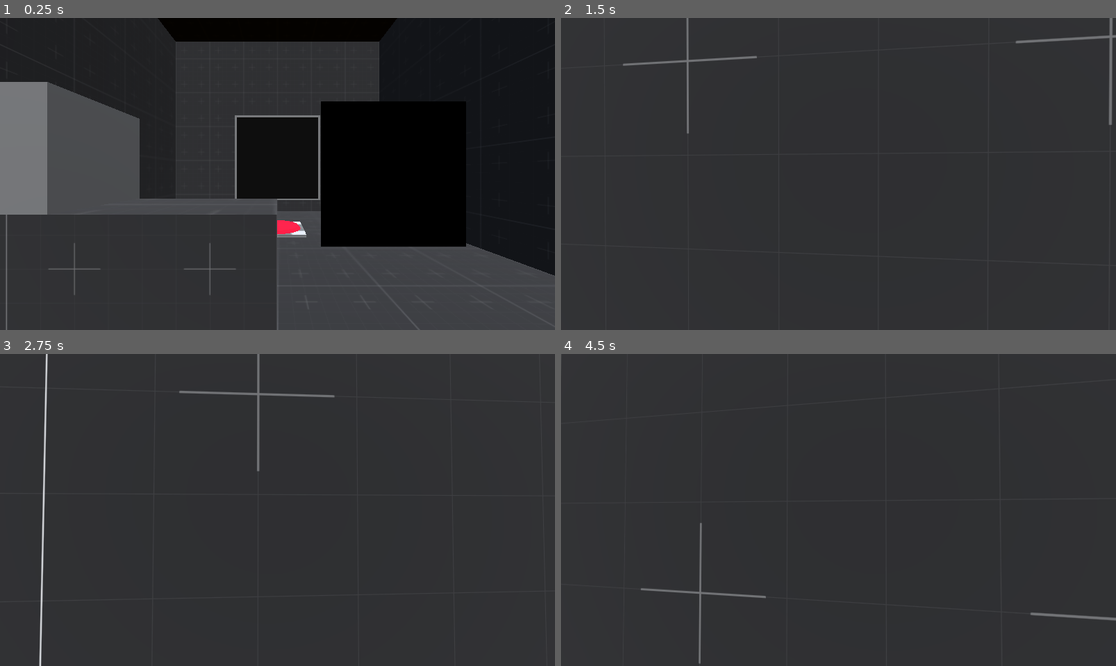
Above: before the commit, frames 1-4 (two rows, left to right).
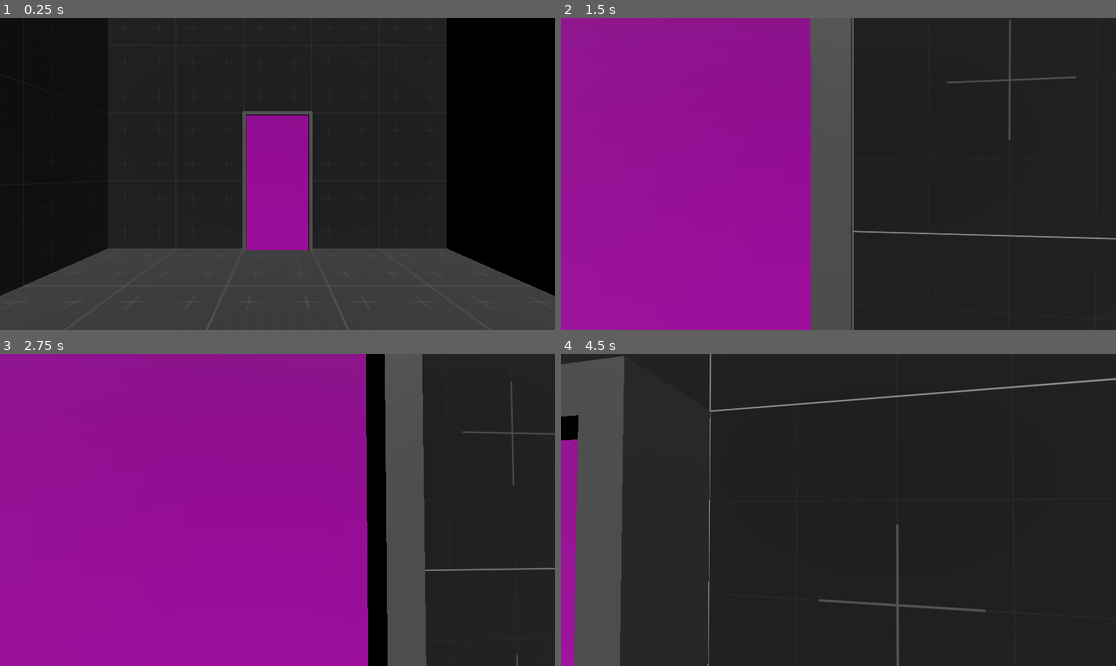
Above: after the commit, the same moments.

Repository: Wowe-Peanut/GetReal
Game: Godot game, scene res://test.tscn
Two runs of this game, one before a commit and one after it. Both use one fixed random seed, a clock stepped at 60 frames per second and the inputs below.
Inputs (mouse positions are in pixels of both pictures, inside the frame that each line leads up to):
- Up to frame 1 (0.25 s): no input
- Up to frame 2 (1.5 s): tap Enter at 0.5 s; move the mouse to (866, 174) at 0.52 s; hold Space (jump) 0.53-1.28 s; hold W (move_forward) from 0.53 s (still down); move the mouse to (810, 174) at 1.27 s; right-click (810, 174) at 1.35 s
- Up to frame 3 (2.75 s): keep holding W (move_forward); tap Space (jump) at 1.52, 1.55, 1.82, 2.3 s; move the mouse to (288, 503) at 2.02 s; hold Q (take_picture) from 2.03 s (still down)
- Up to frame 4 (4.5 s): keep holding W (move_forward); tap Space (jump) at 2.75, 2.85, 3.02, 3.32, 3.77, 3.8, 4.07 s; move the mouse to (832, 516) at 2.77 s; release Q (take_picture) at 2.78 s; move the mouse to (877, 513) at 3.52 s; hold Right mouse button (interact) 3.53-4.28 s; move the mouse to (794, 506) at 4.27 s; tap Q (take_picture) at 4.35 s

The runs differ from the first frame. In frame 1, 37% of the frame differs, in the area x 0-100%, y 0-100%; in frame 2, 54%; in frame 3, 77%; in frame 4, 13%.

Commit message:
adding level base, door, button functionality

Diff:
--- a/button.gd
+++ b/button.gd
@@ -2,6 +2,9 @@
 
 @onready var detection = $DetectionArea
 
+var powered: bool = false
+
+signal powered_changed(button, powered)
 
 # Called when the node enters the scene tree for the first time.
 func _ready():
@@ -11,6 +14,10 @@
 
 func _on_body_entered(body):
 	print("Entered: ", body)
+	powered = true
+	emit_signal("powered_changed", self, powered)
 
 func _on_body_exited(body):
 	print("Exited: ", body)
+	powered = false
+	emit_signal("powered_changed", self, powered)
--- a/default_environment_texture.tres
+++ b/default_environment_texture.tres
@@ -4,5 +4,6 @@
 
 [resource]
 albedo_texture = ExtResource("1_vemvn")
+uv1_offset = Vector3(0.5, 0.5, 0)
 uv1_triplanar = true
 uv1_world_triplanar = true
--- /dev/null
+++ b/door.gd
@@ -0,0 +1,121 @@
+@tool
+extends StaticBody3D
+
+@onready var detection = $DetectionArea
+
+@export var closed: bool = true
+var connections = []
+var required_states = []
+
+var buttons = []
+var current_state = []
+
+# Called when the node enters the scene tree for the first time.
+func _ready():
+	detection.connect("body_entered", _on_body_entered)
+
+	for i in range(len(connections)):
+		var button = get_node(connections[i])
+		var required_state = required_states[i]
+		buttons.append(button)
+		button.connect("powered_changed", _on_button_powered_changed)
+		current_state.append(required_state == button.powered)
+
+
+	update_state()
+
+func close():
+	if closed: return
+
+	print("closing")
+	closed = true
+	#play animation
+
+
+func open():
+	if !closed: return
+
+	print("opening")
+	closed = false
+	#play animation
+
+
+func update_state():
+	if current_state.all(func(state): return state):
+		open()
+	else:
+		close()
+
+func _on_button_powered_changed(button, power):
+	var index = buttons.find(button)
+	var required_state = required_states[index]
+	current_state[index] = required_state == power
+	update_state()
+
+
+func _on_body_entered(body):
+	if closed:
+		print("Door locked")
+		return
+
+	if body.name == "Player":
+		print("Finished Level!")
+
+
+
+func _get_property_list():
+	var properties = []
+
+	properties.append({
+		"name": "connection_count",
+		"type": TYPE_INT,
+		"usage": PROPERTY_USAGE_ARRAY | PROPERTY_USAGE_DEFAULT,
+		"class_name": "Connections,connection_",
+		"hint": PROPERTY_HINT_NONE
+	})
+
+	for i in connections.size():
+		properties.append({
+			"name": "connection_%d/button" % i,
+			"type": TYPE_NODE_PATH
+		})
+		properties.append({
+			"name": "connection_%d/required_state" % i,
+			"type": TYPE_BOOL
+		})
+
+	return properties
+
+
+func _get(property):
+	if property == "connection_count":
+		return connections.size()
+	if property.begins_with("connection_"):
+		var parts = property.trim_prefix("connection_").split("/")
+		var i = parts[0].to_int()
+		if parts[1] == "button":
+			return connections[i]
+		else:
+			return required_states[i]
+
+
+func _set(property, value):
+	if property == "connection_count":
+		if value != null:
+			connections.resize(value)
+			required_states.resize(value)
+			for index in range(len(connections)):
+				if not connections[index] is NodePath:
+					connections[index] = NodePath()
+				if not required_states[index] is bool:
+					required_states[index] = false
+			notify_property_list_changed()
+	elif property.begins_with("connection_"):
+		var parts = property.trim_prefix("connection_").split("/")
+		var i = parts[0].to_int()
+		if parts[1] == "button":
+			if value is NodePath:
+				connections[i] = value
+		else:
+			if value is bool:
+				required_states[i] = value
--- /dev/null
+++ b/door.tscn
@@ -0,0 +1,41 @@
+[gd_scene load_steps=5 format=3 uid="uid://d04h2k38rjx17"]
+
+[ext_resource type="Script" path="res://door.gd" id="1_ladfx"]
+
+[sub_resource type="BoxShape3D" id="BoxShape3D_qqg7x"]
+size = Vector3(1, 2, 0.1)
+
+[sub_resource type="BoxShape3D" id="BoxShape3D_e3bs8"]
+size = Vector3(1, 2, 0.25)
+
+[sub_resource type="StandardMaterial3D" id="StandardMaterial3D_ruf0r"]
+albedo_color = Color(1, 0, 1, 1)
+
+[node name="Door" type="StaticBody3D"]
+script = ExtResource("1_ladfx")
+connection_count = 0
+
+[node name="CollisionShape3D" type="CollisionShape3D" parent="."]
+transform = Transform3D(1, 0, 0, 0, 1, 0, 0, 0, 1, 0, 1, 0.05)
+shape = SubResource("BoxShape3D_qqg7x")
+
+[node name="DetectionArea" type="Area3D" parent="."]
+collision_mask = 2
+
+[node name="CollisionShape3D" type="CollisionShape3D" parent="DetectionArea"]
+transform = Transform3D(1, 0, 0, 0, 1, 0, 0, 0, 1, 0, 1, 0.2)
+shape = SubResource("BoxShape3D_e3bs8")
+
+[node name="MeshInstance3D" type="CSGBox3D" parent="."]
+transform = Transform3D(1, 0, 0, 0, 1, 0, 0, 0, 1, 0, 1, 0.05)
+size = Vector3(1, 2, 0.1)
+
+[node name="CSGBox3D" type="CSGBox3D" parent="MeshInstance3D"]
+transform = Transform3D(1, 0, 0, 0, 1, 0, 0, 0, 1, 0, -0.025, 0)
+operation = 2
+size = Vector3(0.9, 1.95, 0.1)
+
+[node name="CSGBox3D2" type="CSGBox3D" parent="MeshInstance3D"]
+transform = Transform3D(1, 0, 0, 0, 1, 0, 0, 0, 1, 0, -0.025, -0.025)
+size = Vector3(0.9, 1.95, 0.05)
+material = SubResource("StandardMaterial3D_ruf0r")
--- /dev/null
+++ b/level_base.tscn
@@ -0,0 +1,31 @@
+[gd_scene load_steps=4 format=3 uid="uid://bxfx6m3nsdaql"]
+
+[ext_resource type="Material" uid="uid://byswl41fa324d" path="res://default_environment_texture.tres" id="1_qf08a"]
+[ext_resource type="PackedScene" uid="uid://d04h2k38rjx17" path="res://door.tscn" id="2_7u2ol"]
+[ext_resource type="PackedScene" uid="uid://bjgyylqm3xc11" path="res://player.tscn" id="2_18mfb"]
+
+[node name="LevelBase" type="Node3D"]
+
+[node name="Environment" type="Node" parent="."]
+
+[node name="Room" type="CSGBox3D" parent="Environment"]
+use_collision = true
+flip_faces = true
+size = Vector3(5, 5, 6)
+material = ExtResource("1_qf08a")
+
+[node name="DirectionalLight3D" type="DirectionalLight3D" parent="Environment"]
+transform = Transform3D(-0.25, -0.965926, 0.0669873, 0.258819, -4.60787e-08, 0.965926, -0.933013, 0.258819, 0.25, 0, 0, 0)
+light_indirect_energy = 4.0
+
+[node name="Mirrors" type="Node" parent="."]
+
+[node name="Boxes" type="Node" parent="."]
+
+[node name="Puzzle Elements" type="Node" parent="."]
+
+[node name="Door" parent="Puzzle Elements" instance=ExtResource("2_7u2ol")]
+transform = Transform3D(1, 0, 0, 0, 1, 0, 0, 0, 1, 7.45058e-09, -2.5, -3)
+
+[node name="Player" parent="." instance=ExtResource("2_18mfb")]
+transform = Transform3D(1, 0, 0, 0, 1, 0, 0, 0, 1, 0, -2.5, 0)
--- a/mirror.gd
+++ b/mirror.gd
@@ -61,7 +61,7 @@
 	new_reflection.mirror_cam_cull_mask = 1
 	new_reflection.camera_to_reflect = camera_to_reflect
 	new_reflection.recursion_depth = recursion_depth + 1
-	new_reflection.pixels_per_unit = pixels_per_unit / pow(2, (recursion_depth + 1))
+	new_reflection.pixels_per_unit = pixels_per_unit #/ pow(2, (recursion_depth + 1))
 	new_reflection.translate(Vector3(0, 0, 0.01))
 	reflections.add_child(new_reflection)
 	new_reflection.observer.self_collider = self
--- a/player.gd
+++ b/player.gd
@@ -4,7 +4,7 @@
 @export_range(1, 35, 1) var speed: float = 7 # m/s
 @export_range(10, 400, 1) var acceleration: float = 100 # m/s^2
 
-@export_range(0.1, 3.0, 0.1) var jump_height: float = 0.5 # m
+@export_range(0.1, 3.0, 0.1) var jump_height: float = 1.5 # m
 @export_range(0.1, 9.25, 0.05, "or_greater") var camera_sens: float = 3
 
 var jumping: bool = false
@@ -28,6 +28,7 @@
 
 func _ready() -> void:
 	capture_mouse()
+
 
 func _input(event: InputEvent) -> void:
 	if event is InputEventMouseMotion: look_dir = event.relative * 0.01
--- a/player.tscn
+++ b/player.tscn
@@ -1,8 +1,7 @@
-[gd_scene load_steps=6 format=3 uid="uid://bjgyylqm3xc11"]
+[gd_scene load_steps=5 format=3 uid="uid://bjgyylqm3xc11"]
 
 [ext_resource type="Script" path="res://player.gd" id="1_16goh"]
 [ext_resource type="PackedScene" uid="uid://bjgk6csfxdc76" path="res://player_observer.tscn" id="2_teo3p"]
-[ext_resource type="PackedScene" uid="uid://71yhatc6m7hy" path="res://picture.tscn" id="3_6fjap"]
 
 [sub_resource type="CapsuleShape3D" id="CapsuleShape3D_2huvx"]
 radius = 0.25
@@ -24,25 +23,19 @@
 far = 100.0
 
 [node name="LookRay" type="RayCast3D" parent="PlayerCam"]
-visible = false
 exclude_parent = false
 target_position = Vector3(0, 0, -3)
 collision_mask = 4
 
 [node name="HeldObjectPosition" type="Marker3D" parent="PlayerCam"]
 transform = Transform3D(1, 0, 0, 0, 0.965926, -0.258819, 0, 0.258819, 0.965926, 0, -0.1, -1.3)
-visible = false
 
 [node name="PlayerObserver" parent="PlayerCam" node_paths=PackedStringArray("camera", "self_collider") instance=ExtResource("2_teo3p")]
 camera = NodePath("..")
 self_collider = NodePath("../..")
 
-[node name="Picture" parent="PlayerCam" instance=ExtResource("3_6fjap")]
-transform = Transform3D(1, 0, 0, 0, 1, 0, 0, 0, 1, 0.4, 0, -0.7)
-
 [node name="Collision" type="CollisionShape3D" parent="."]
 transform = Transform3D(1, 0, 0, 0, 1, 0, 0, 0, 1, 0, 0.7, 0)
-visible = false
 shape = SubResource("CapsuleShape3D_2huvx")
 
 [node name="Mesh" type="MeshInstance3D" parent="."]
--- a/player_observer.gd
+++ b/player_observer.gd
@@ -17,7 +17,7 @@
 			var obscured = is_obscured(state, observed_object)
 			modify_observed(observed_object, obscured)
 		elif observed_object.is_in_group("mirror"):
-			check_obscurity_through_reflection(state, observed_object.player_reflection, self)
+			check_obscurity_through_reflection(state, observed_object.player_reflection)
 
 	#print("observed: ", observed)
 
@@ -43,7 +43,7 @@
 			return false
 	return true
 
-func check_obscurity_through_reflection(state: PhysicsDirectSpaceState3D, reflection, higher_level_observer: Observer) -> void:
+func check_obscurity_through_reflection(state: PhysicsDirectSpaceState3D, reflection) -> void:
 	#print(observer.name + " seen: ", observer.seen)
 	# sort boxes before any other seen objecets
 	reflection.observer.seen.sort_custom(func(a, b): return a.is_in_group("box") and not b.is_in_group("box"))
@@ -65,7 +65,7 @@
 			if reflection.recursive_reflection_connections.is_empty(): continue
 			if !reflection.recursive_reflection_connections.has(observed_object): continue
 			# recursively check other reflections
-			check_obscurity_through_reflection(state, reflection.recursive_reflection_connections[observed_object], reflection.observer)
+			check_obscurity_through_reflection(state, reflection.recursive_reflection_connections[observed_object])
 
 func is_obscured_through_observer(state: PhysicsDirectSpaceState3D, box: RigidBody3D, corners: Array, reflection) -> bool:
 
@@ -96,7 +96,7 @@
 	# from the projected points on the mirror, make sure the observer that caused the reflection can even see the points in their viewcone
 	# then, take those points and make sure they aren't obscured
 	for corner in reflected_corner_positions:
-		if !is_corner_observed(state, corner, reflection.observer, reflection.recursive_parent_reflection.observer):
+		if !is_corner_observed(state, corner, reflection.recursive_parent_reflection.observer):
 			continue
 		var result = cast_ray(state, corner, reflection.recursive_parent_reflection.observer.camera.global_position, [reflection.observer.self_collider])
 		if result.is_empty():
@@ -114,7 +114,7 @@
 	return global_corners
 
 
-func is_corner_observed(state: PhysicsDirectSpaceState3D, point_position: Vector3, mirror_observer: Observer, higher_level_observer: Observer) -> bool:
+func is_corner_observed(state: PhysicsDirectSpaceState3D, point_position: Vector3, higher_level_observer: Observer) -> bool:
 	var point_query = PhysicsPointQueryParameters3D.new()
 	point_query.collide_with_areas = true
 	point_query.collide_with_bodies = false
--- a/test.tscn
+++ b/test.tscn
@@ -1,58 +1,12 @@
-[gd_scene load_steps=9 format=3 uid="uid://c3jr12ajd7mo4"]
+[gd_scene load_steps=2 format=3 uid="uid://c3jr12ajd7mo4"]
 
-[ext_resource type="PackedScene" uid="uid://bjgyylqm3xc11" path="res://player.tscn" id="1_a76g4"]
-[ext_resource type="Material" uid="uid://byswl41fa324d" path="res://default_environment_texture.tres" id="3_duvdi"]
-[ext_resource type="PackedScene" uid="uid://c6t43xntvjerc" path="res://box.tscn" id="4_awx7f"]
-[ext_resource type="PackedScene" uid="uid://csospxfu55ld0" path="res://button.tscn" id="4_klce5"]
-[ext_resource type="PackedScene" uid="uid://b41j52vgwvasr" path="res://mirror.tscn" id="5_3hr0a"]
-
-[sub_resource type="ProceduralSkyMaterial" id="ProceduralSkyMaterial_avhxm"]
-
-[sub_resource type="Sky" id="Sky_v4ln1"]
-sky_material = SubResource("ProceduralSkyMaterial_avhxm")
-
-[sub_resource type="Environment" id="Environment_4nkms"]
-background_mode = 2
-sky = SubResource("Sky_v4ln1")
+[ext_resource type="PackedScene" uid="uid://bxfx6m3nsdaql" path="res://level_base.tscn" id="1_7328t"]
 
 [node name="test" type="Node3D"]
 
-[node name="Mirror" parent="." instance=ExtResource("5_3hr0a")]
-transform = Transform3D(1, 0, 0, 0, 1, 0, 0, 0, 1, 0, -1, -4)
-size = Vector2(2, 2)
+[node name="LevelBase" parent="." instance=ExtResource("1_7328t")]
 
-[node name="Player" parent="." instance=ExtResource("1_a76g4")]
-transform = Transform3D(1, 0, 0, 0, 1, 0, 0, 0, 1, 0, -2.5, 1)
-jump_height = 1.5
+[node name="Door" parent="LevelBase/Puzzle Elements" index="0"]
+closed = false
 
-[node name="WorldEnvironment" type="WorldEnvironment" parent="."]
-environment = SubResource("Environment_4nkms")
-
-[node name="DirectionalLight3D" type="DirectionalLight3D" parent="."]
-transform = Transform3D(0.965926, -0.224144, 0.12941, 0, 0.5, 0.866025, -0.258819, -0.836516, 0.482963, 0, 6, 0)
-
-[node name="CSGBox3D" type="CSGBox3D" parent="."]
-use_collision = true
-flip_faces = true
-size = Vector3(6, 5, 10)
-material = ExtResource("3_duvdi")
-
-[node name="CSGBox3D2" type="CSGBox3D" parent="."]
-transform = Transform3D(1, 0, 0, 0, 1, 0, 0, 0, 1, -1, -2.55, 0)
-use_collision = true
-collision_mask = 7
-size = Vector3(2, 2, 0.5)
-material = ExtResource("3_duvdi")
-
-[node name="CSGBox3D3" type="CSGBox3D" parent="."]
-transform = Transform3D(1, 0, 0, 0, 1, 0, 0, 0, 1, 2, -2.55, 3)
-use_collision = true
-collision_mask = 7
-size = Vector3(2, 2, 2)
-material = ExtResource("3_duvdi")
-
-[node name="Box" parent="." instance=ExtResource("4_awx7f")]
-transform = Transform3D(1, 0, 0, 0, 1, 0, 0, 0, 1, -1.1, -1.2, 0)
-
-[node name="Button" parent="." instance=ExtResource("4_klce5")]
-transform = Transform3D(1, 0, 0, 0, 1, 0, 0, 0, 1, 0, -2.475, -3)
+[editable path="LevelBase"]
Not shown: 1 places in mirror_reflection.tscn that only renumber resources
